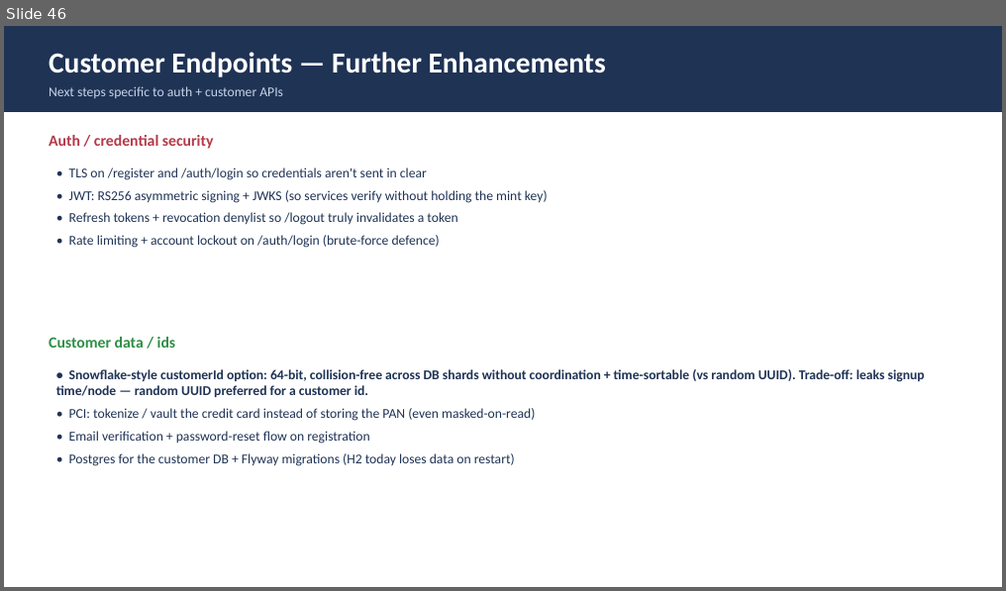
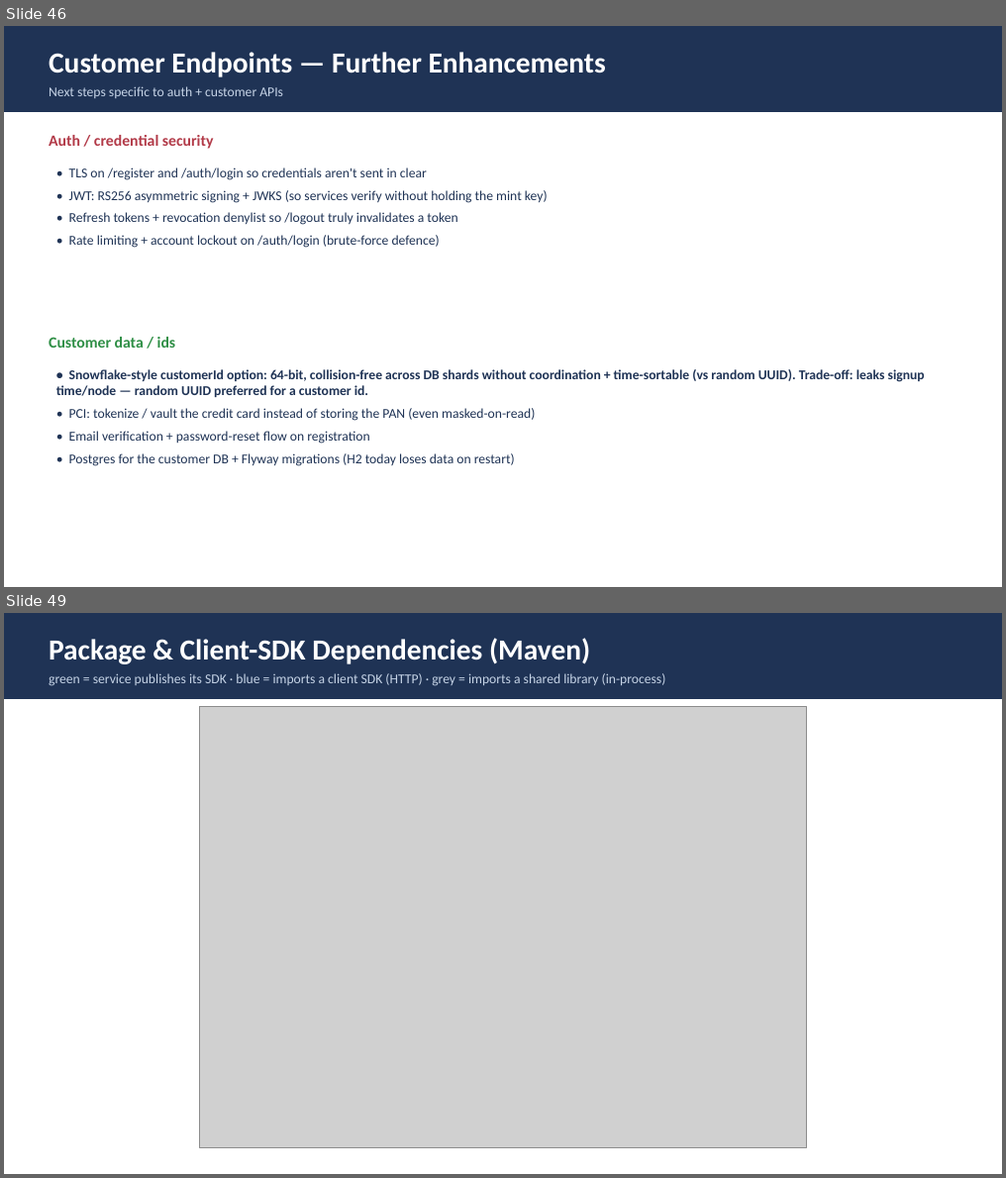
Before and after one commit to Vishak-94/pet-store, a slide deck: PetStore_Architecture_LLD.pptx. Shown one above the other, each under a label of ours: slide 46 before the commit, slides 46 and 49 after it; the slides between them are not shown. The pictures are 1006x591 and 1006x1178 pixels, drawn with LibreOffice and Linux fonts; fonts in the diff are those of the drawing; grey boxes stand for pictures. Boxes give left, top, right and bottom in pixels: in the first picture for what was removed or moved away, otherwise in the second. Text is boxed around its words. In the diff, an @@ line names an element or a change of style, - is before the commit and + after.

```diff
--- a/PetStore_Architecture_LLD.pptx
+++ b/PetStore_Architecture_LLD.pptx
@@ slide 49 added at box(4, 613, 1002, 1174), background #FFFFFF @@
@@ rectangle added at box(4, 613, 1002, 699), fill #1F3355 @@
@@ text added at box(49, 638, 590, 664), 28 pt, text #FFFFFF, bold @@
+Package & Client-SDK Dependencies (Maven)
@@ text added at box(49, 673, 666, 686), 13 pt, text #C5D3E6 @@
+green = service publishes its SDK · blue = imports a client SDK (HTTP) · grey = imports a shared library (in-process)
@@ picture added at box(199, 707, 807, 1149) @@
```
Also in this commit, not shown: 3 slides changed, 1 other slide added, 4 other files.
